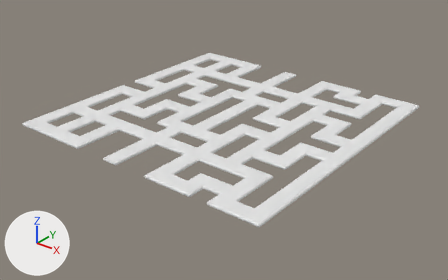
What one commit did to the glTF model preprocessing/public/mesh/level1.glb.
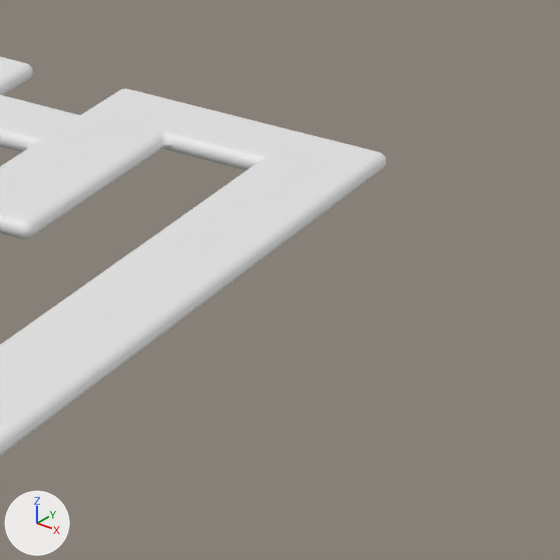
The first picture shows the older version from a camera (50 mm lens) standing at (29.3, -18.9, 14.8) and looking at (8.3, 7.4, -1.5). The close-ups show both versions on the part from 79% to 100% of the width and 29% to 62% of the height of that picture; other places that the commit changed are outside them. Arrows for +X, +Y and +Z are at lower left; the lights stay in place. The close-ups show mesh edges as thin lines. Where no turn or scale is listed for an object, it has been applied to the vertices.
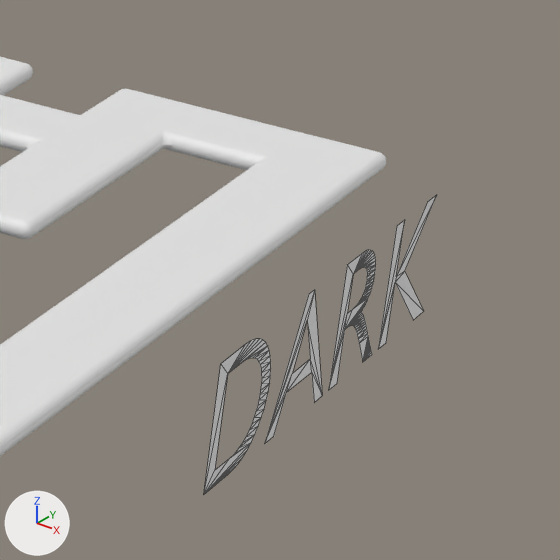
Location of each change, [x1, y1, x2, y2] in pixels of the close-ups (560 x 560 px):
'Text.001', added
    after: [204, 195, 437, 494]

The change, as a list of edits to the scene's bpy script:
```text
Add me_text_001:
    me_text_001.from_pydata(...)  # 170 vertices, 168 faces; spans x 0.0, y 0.15..5.35, z 0.0..1.37
Add ob_text_001:
    ob_text_001 = bpy.data.objects.new('Text.001', me_text_001)
    ob_text_001.location = (17.07, 11.21, -1.66)
```
